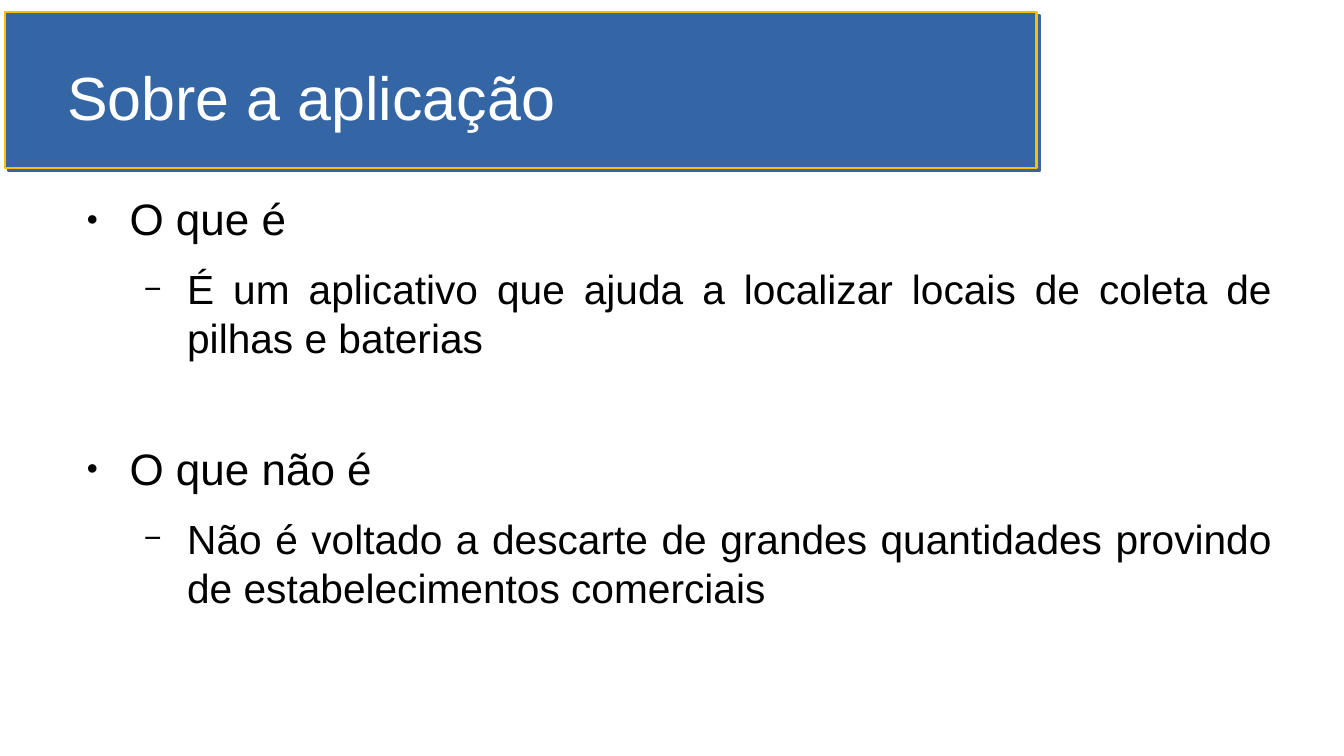
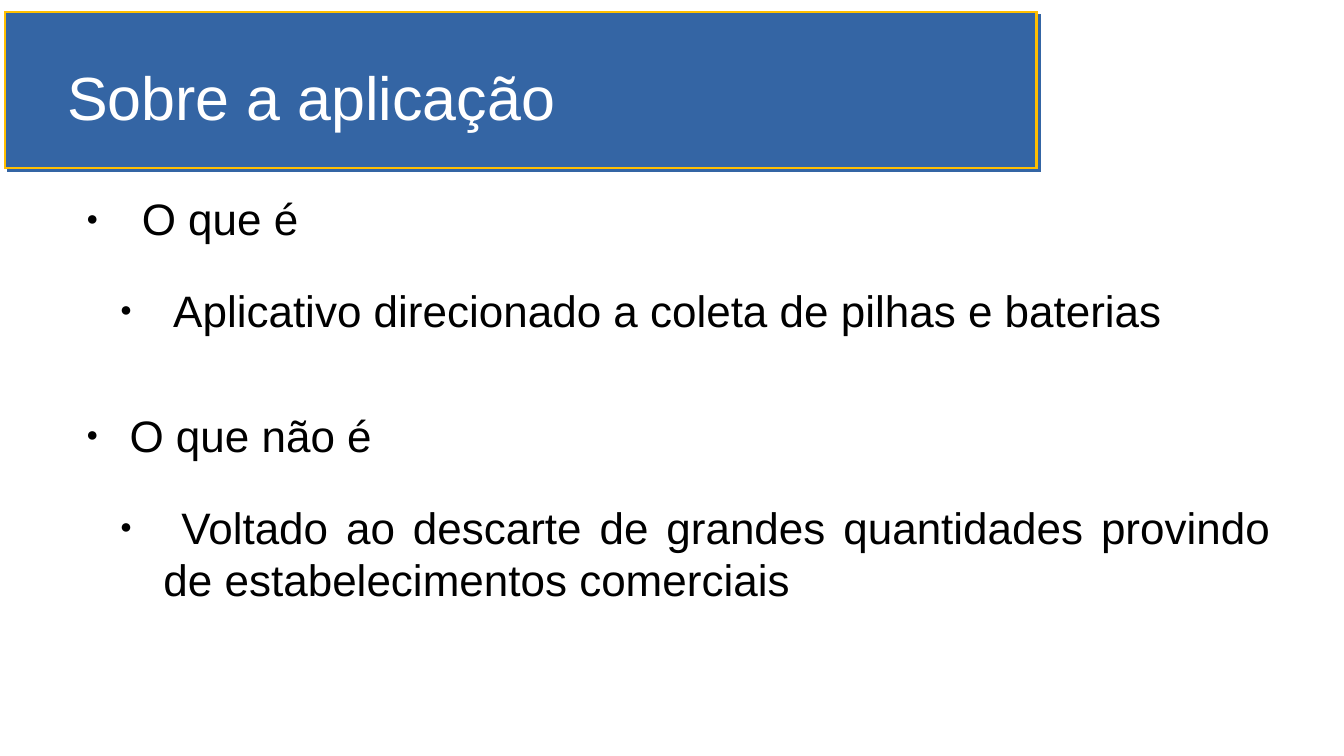
Before and after one commit to MBA-Impacta/mvp-coleta-consciente-descricao, a slide deck: slide 7 of SlidesMVP.odp (slide 10 before the commit). Drawn at 1344x756 pixels with LibreOffice and Linux fonts; fonts in the diff are those of the drawing. Boxes give left, top, right and bottom in pixels: in the first picture for what was removed or moved away, otherwise in the second. Text is boxed around its words. In the diff, an @@ line names an element or a change of style, - is before the commit and + after.

```diff
--- a/SlidesMVP.odp
+++ b/SlidesMVP.odp
@@ text at box(130, 202, 371, 461): indent changed @@
@@ text at box(173, 295, 1162, 336): text changed; size 24 to 26 pt @@
-  − É um aplicativo que ajuda a localizar locais de coleta de pilhas e baterias
+  ● Aplicativo direcionado a coleta de pilhas e baterias
@@ text at box(163, 512, 1270, 597): text changed; size 24 to 26 pt @@
-  − Não é voltado a descarte de grandes quantidades provindo de estabelecimentos comerciais
+  ● Voltado ao descarte de grandes quantidades provindo de estabelecimentos comerciais
```
Also in this commit, not shown: 8 other slides changed, 3 slides added, 7 slides removed.
